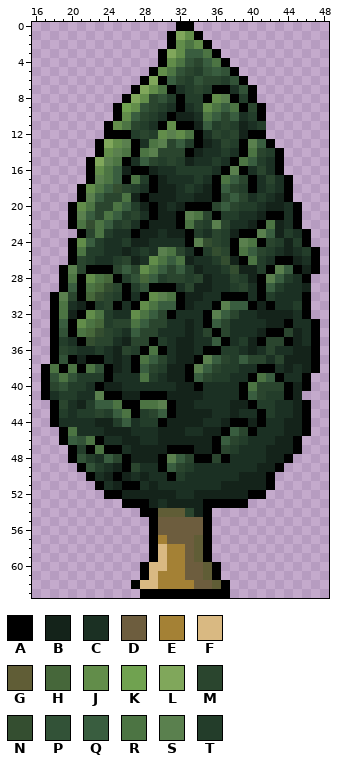
Two versions of one pixel-art file, assets/Andrew/Trees/tree3_green.aseprite. The first picture shows the starting point.
64x64 pixels, 1 frame. Colours within 5 levels of each other are drawn and written as one. Shown: x 16..48, y 0..63.
Palette (. is transparent): A #000000  B #14231a  C #1b3023  D #6d5d3e  E #a48135  F #d9b982  G #605d36  H #46673a  J #628d4a  K #70a250  L #80a75b  M #2a452e  N #344e30  P #325237  Q #395d3f  R #4c7443  S #5a804e  T #233d2a
After:
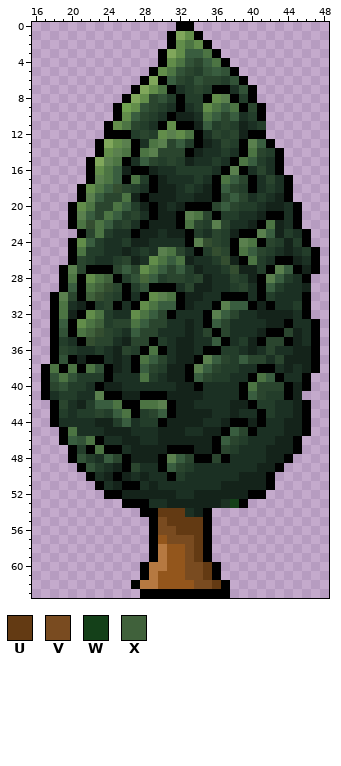
Colours new in this view: U #633a13  V #794b20  W #144019  X #40613b
The commit says: Tree3_colours. Changed tree3_green trunk colour to be more dark.
Changes in this commit:
layer "Layer 3" removed
colour E: #a48135 -> #93561c
colour F: #d9b982 -> #b67941
Changed rows in their new state; - is a pixel that keeps its letter.
first column x 22:
28 --X
29 -X-
30 X--
33 -X-
34 X--
first column x 29:
53 C-----BBCW
54 -UUUC-----
55 -VUUUU----
56 -VVUUU----
57 --VVVU----
58 ----VU----
59 ----VU----
60 ----VVU---
61 ----VVU---
62 -----VVU--
Changed places in both pictures, as pixel boxes (x1, y1, x2, y2):
changed: (86, 274, 113, 337)
changed: (140, 499, 239, 589)
